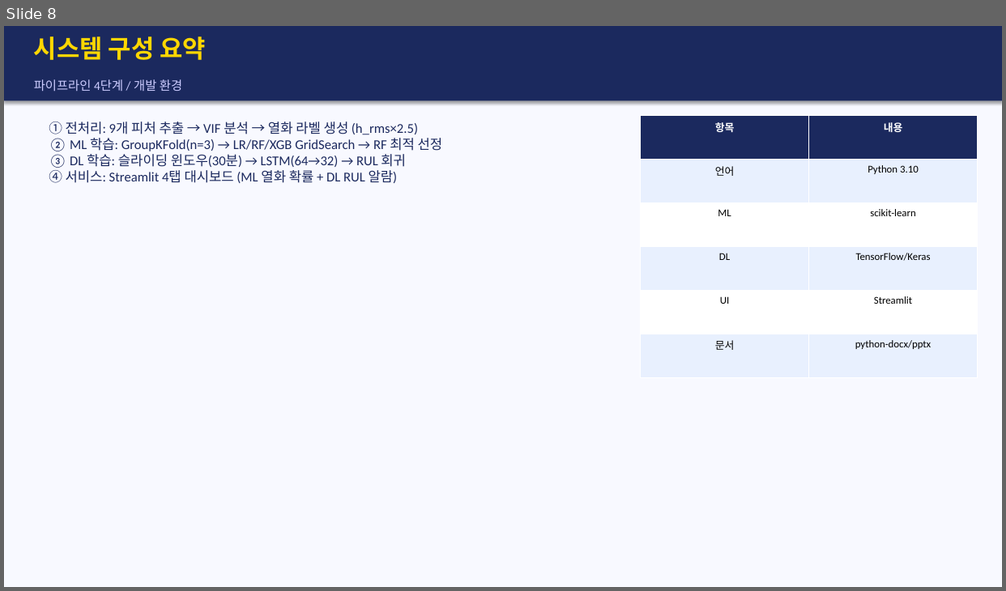
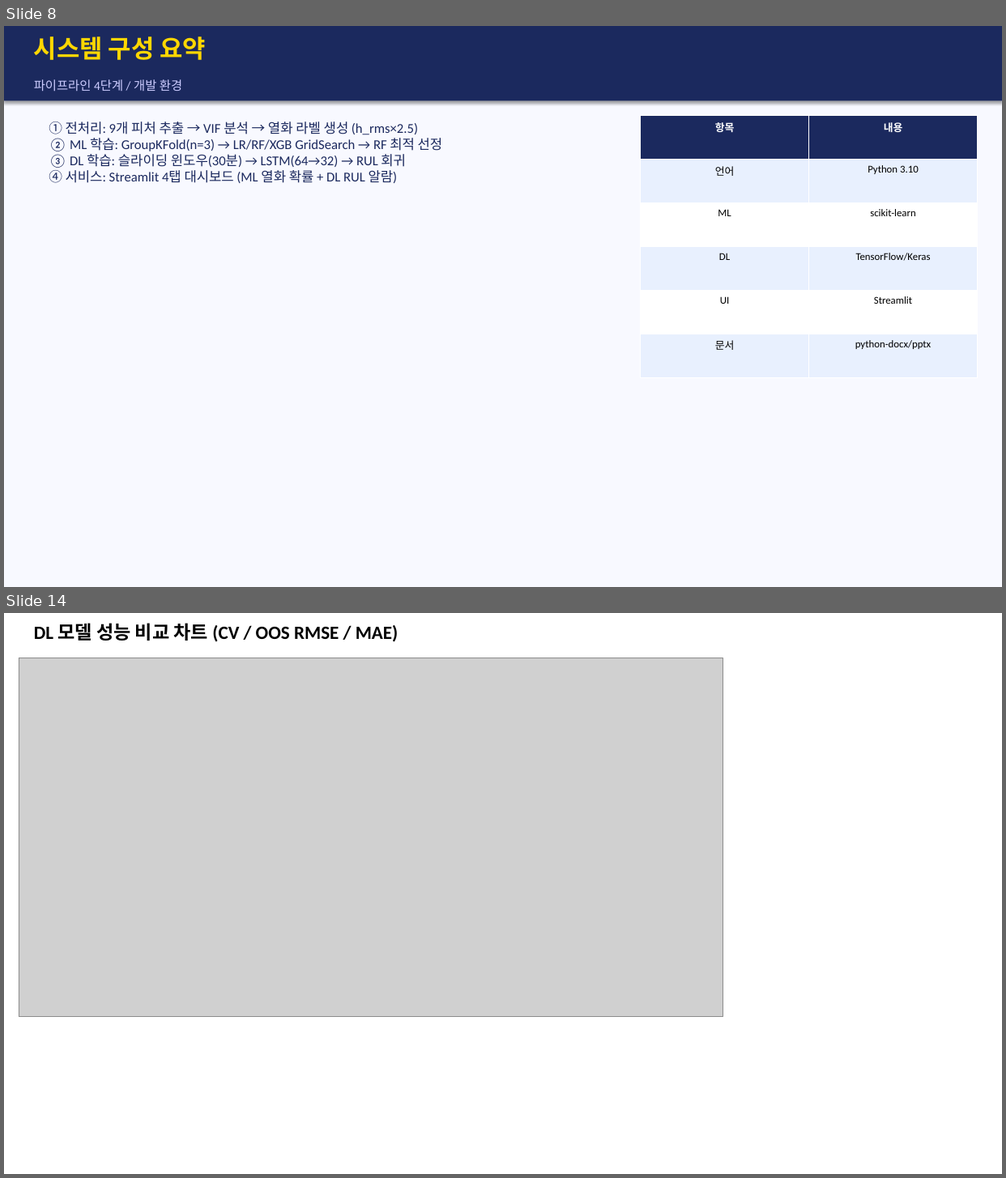
Before and after one commit to vapsnamheo-dev/AISOURCE, a slide deck: Homework/DL_FactoryAutomation/산출물/발표용_FEMTO_RUL_20260625.pptx. Shown one above the other, each under a label of ours: slide 8 before the commit, slides 8 and 14 after it; the slides between them are not shown. The pictures are 1006x591 and 1006x1178 pixels, drawn with LibreOffice and Linux fonts; fonts in the diff are those of the drawing; grey boxes stand for pictures. Boxes give left, top, right and bottom in pixels: in the first picture for what was removed or moved away, otherwise in the second. Text is boxed around its words. In the diff, an @@ line names an element or a change of style, - is before the commit and + after.

Commit message:
feat: DL 보고서 업데이트 — 필터튜닝/권장순서/Streamlit표/배치실험/PDF 추가
- 필터 수 튜닝 실험 결과 추가 (Milling 1D-CNN: 소형/기본/대형 3종 비교)
- 권장 HP 튜닝 순서 표 추가 (1순위~보완항목, 부록 A 포함)
- Streamlit 앱 기능 목록 표 추가 (ML/DL/LLM, 9개 탭/메뉴)
- 배치 크기 튜닝 실험 결과 추가 (FEMTO batch=16 → RMSE 12.5% 개선)
- PPT → PDF 변환 완료 (발표용_FEMTO_RUL_2개)
- classExample/dl.ipynb 외삽 검증 셀에 한국어 주석 추가
- preprocess_milling.py shuffle=False 수정 (stratify 제거)
- models/batch_tune_results.json, filter_tune_results.json 추가
- data/milling_{train,test,norm}.npz 추가

```diff
--- a/Homework/DL_FactoryAutomation/산출물/발표용_FEMTO_RUL_20260625.pptx
+++ b/Homework/DL_FactoryAutomation/산출물/발표용_FEMTO_RUL_20260625.pptx
@@ slide 14 added at [4,613,1002,1174], background #FFFFFF @@
@@ text added at [34,623,398,642], 18 pt, text #000000, bold @@
+DL 모델 성능 비교 차트 (CV / OOS RMSE / MAE)
@@ picture added at [19,658,722,1017] @@
```
Also in this commit, not shown: 15 other slides added, 22 other files.
